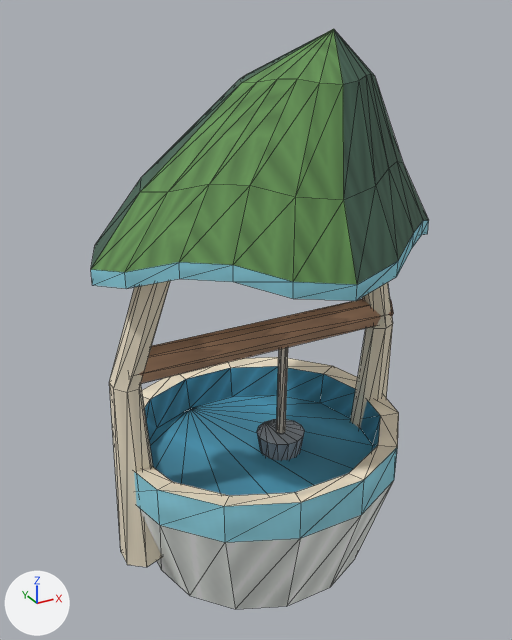
One commit to the glTF model Assets/GodSim/Art/Models/Buildings/Elf/Infrastructure/bld_elf_well_future_v0.glb: the scene before it, then after it.
Both versions are drawn from a 50 mm camera at (-0.501, -0.884, 0.879) aimed at (-0.002, 0.023, 0.426). The lights are fixed; the arrows at lower left show +X, +Y and +Z. The picture after the commit comes second. Mesh edges are drawn as thin lines. Vertices at exactly the same position are counted once.

In view in the first picture: 'LOD0'.
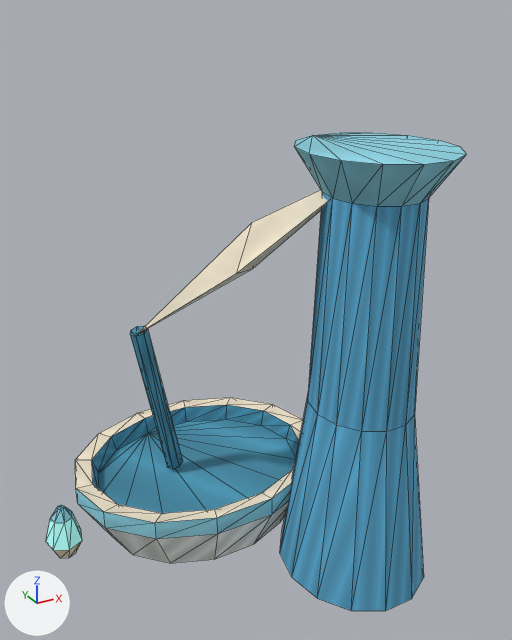
Location of each change, [x1, y1, x2, y2] in pixels of the pictures (512 x 640 px; the box of a moved part takes in the faces that stretch with it):
'LOD0', reshaped (24% wider, 18% shorter): before [91, 29, 429, 609]; after [46, 133, 466, 611]
part 1 of me_lod0, moved or reshaped (not visible before): after [46, 505, 82, 558]
part 2 of me_lod0, moved or reshaped: before [134, 357, 399, 609]; after [75, 397, 303, 563]
part 3 of me_lod0, added (blue): after [280, 133, 466, 611]
part 4 of me_lod0, added (blue): after [130, 326, 183, 469]
part 5 of me_lod0, deleted: before [109, 281, 393, 567]
part 6 of me_lod0, cut back: before [91, 29, 429, 301]; after [139, 190, 328, 333]

The change in detail:
me_lod0 is used by ob_lod0; location (0.0, 0.0, 0.0).
me_lod0 had 292 vertices, 519 faces and spanned x -0.269..0.269, y -0.23..0.244, z 0.0..0.855.
me_lod0 now has 174 vertices, 299 faces and spans x -0.35..0.237, y -0.238..0.328, z 0.0..0.707.
me_lod0 part 1: the loose piece of 28 vertices spanning x -0.227..-0.175, y 0.008..0.058, z 0.376..0.455 is scaled about its middle by 1.23, then moved by (-0.118, 0.107, -0.367).
me_lod0 part 2: the loose piece of 70 vertices spanning x -0.245..0.245, y -0.205..0.244, z 0.0..0.245 is scaled about its middle by (0.94, 0.83, 0.512), then moved by (-0.059, 0.122, -0.06).
me_lod0 part 3: a new loose piece of 56 vertices spanning x -0.002..0.237, y -0.238..0.032, z 0.0..0.707, in mat_godsim_buildings.
me_lod0 part 4: a new loose piece of 14 vertices spanning x -0.172..-0.089, y 0.127..0.167, z 0.105..0.397, in mat_godsim_buildings.
me_lod0 part 5: 6 loose pieces with 112 vertices, spanning x -0.254..0.257, y -0.042..0.046, z 0.061..0.597, are deleted.
Part 6, on me_lod0:
82 vertices are removed from x -0.269..0.269, y -0.23..0.191, z 0.548..0.855.
160 faces are deleted.
6 vertices are added at (-0.162, 0.142, 0.388), (-0.078, -0.061, 0.545), (-0.014, 0.012, 0.517), (-0.014, 0.012, 0.59), (0.051, 0.086, 0.545), (0.118, -0.103, 0.684).
8 new faces join them.
